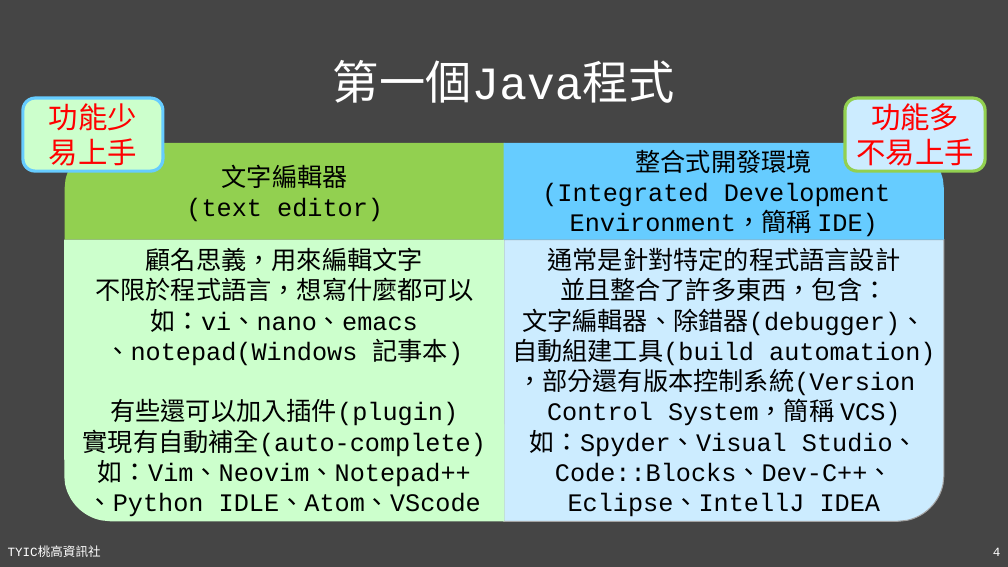
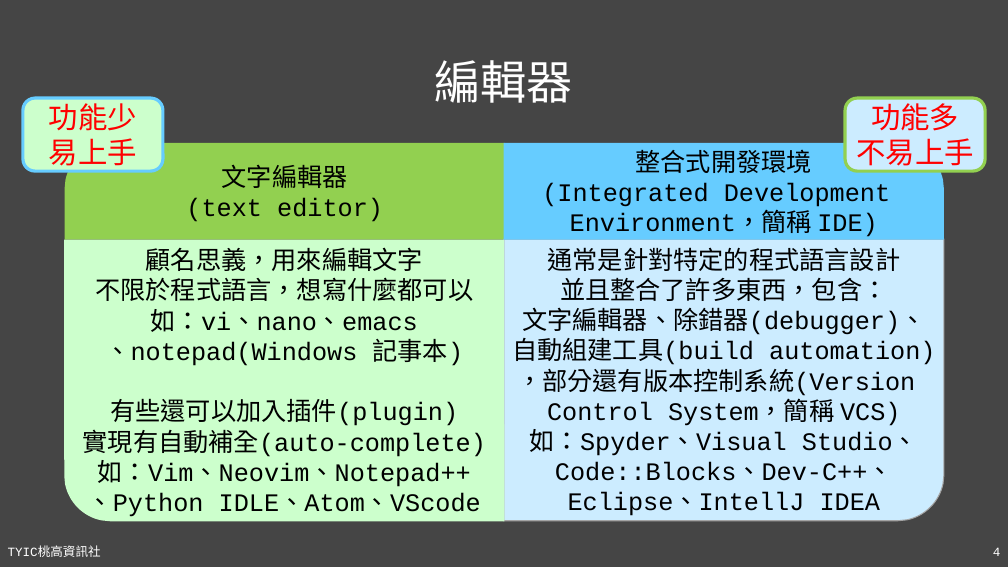
Before and after one commit to TYSHIC/slides, a slide deck: slide 4 of powerpoint/02_程式語言介紹.pptx. Drawn at 1008x567 pixels with LibreOffice and Linux fonts; fonts in the diff are those of the drawing. Boxes give left, top, right and bottom in pixels: in the first picture for what was removed or moved away, otherwise in the second. Text is boxed around its words. In the diff, an @@ line names an element or a change of style, - is before the commit and + after.

```diff
--- a/powerpoint/02_程式語言介紹.pptx
+++ b/powerpoint/02_程式語言介紹.pptx
@@ title at (435, 60, 574, 103): text changed @@
-第一個Java程式
+編輯器
```
Also in this commit, not shown: 3 other slides changed, 1 slide added.
